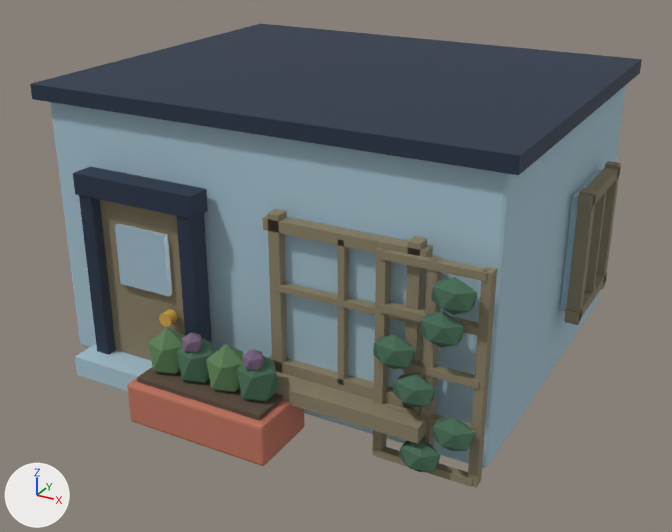
The glTF model game/art/diorama/layers/floor_gardens_0.glb as it was, and as the next commit left it.
Rendered twice from a 50 mm camera at (0.738, -1.404, 0.813) aimed at (0.021, -0.1, 0.161). Lighting does not change. The marker at lower left points along +X, +Y and +Z. The older version comes first. Vertices at exactly the same position are counted once.

The older version as bpy lines, for what is in view:
```python
ob_floor_gardens_0_clay = bpy.data.objects.new('floor_gardens_0 clay', me_floor_gardens_0_walls_008)
ob_floor_gardens_0_clay.location = (0.0, 0.0, 0.0)
ob_floor_gardens_0_leaf = bpy.data.objects.new('floor_gardens_0 leaf', me_floor_gardens_0_walls_010)
ob_floor_gardens_0_leaf.location = (0.0, 0.0, 0.0)
ob_floor_gardens_0_mist = bpy.data.objects.new('floor_gardens_0 mist', me_floor_gardens_0_walls_002)
ob_floor_gardens_0_mist.location = (0.0, 0.0, 0.0)
ob_floor_gardens_0_patina = bpy.data.objects.new('floor_gardens_0 patina', me_floor_gardens_0_walls_004)
ob_floor_gardens_0_patina.location = (0.0, 0.0, 0.0)
ob_floor_gardens_0_pine = bpy.data.objects.new('floor_gardens_0 pine', me_floor_gardens_0_walls_007)
ob_floor_gardens_0_pine.location = (0.0, 0.0, 0.0)
ob_floor_gardens_0_soil = bpy.data.objects.new('floor_gardens_0 soil', me_floor_gardens_0_walls_009)
ob_floor_gardens_0_soil.location = (0.0, 0.0, 0.0)
# also in view: 'floor_gardens_0 glass' at (0.086, -0.099, 0.215); 'floor_gardens_0 ink' at (0.0, -0.016, 0.24)
```
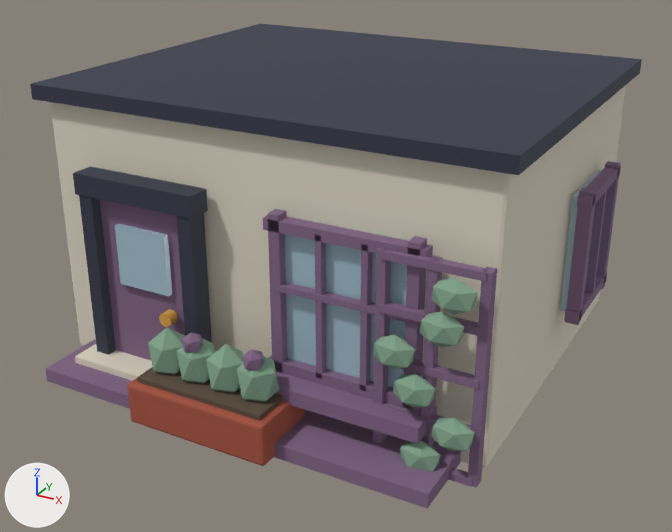
Where the change shows, as pixel boxes (x1, y1, x2, y2) in the pictures (672 x 532 px; the box of a moved part takes in the faces that stretch with it):
'floor_gardens_0 mist', recoloured (blue to pale yellow)
    both: (50, 85, 626, 468)
'floor_gardens_0 patina', recoloured, reshaped (10% wider, 6% taller)
    before: (100, 161, 621, 488)
    after: (46, 161, 621, 508)
'floor_gardens_0 pine', recoloured (dark green to greyish green)
    both: (177, 277, 477, 472)
'floor_gardens_0 clay', recoloured (orange to red)
    both: (127, 378, 304, 466)
'floor_gardens_0 leaf', recoloured (green to greyish green)
    both: (148, 328, 244, 393)
part 1 of me_floor_gardens_0_walls_004, moved or reshaped
    before: (338, 240, 349, 385)
    after: (315, 235, 326, 379)
part 2 of me_floor_gardens_0_walls_004, added
    after: (360, 244, 372, 392)
part 3 of me_floor_gardens_0_walls_004, added
    after: (46, 339, 461, 508)

The change in detail:
Material 'mist' (mat_mist) changes colour from blue #a7c4d2 to pale yellow #e0d8c6; in linear values from (0.386, 0.552, 0.644) to (0.745, 0.687, 0.565).
Material 'patina' (mat_patina) changes colour from yellow #8a8067 to greyish purple #806484; in linear values from (0.254, 0.216, 0.136) to (0.216, 0.127, 0.231).
Material 'pine' (mat_pine) changes colour from dark green #476d55 to greyish green #82a48b; in linear values from (0.063, 0.153, 0.0908) to (0.223, 0.371, 0.258).
Material 'clay' (mat_clay) changes colour from orange #bf735e to red #a4523e; in linear values from (0.521, 0.171, 0.112) to (0.371, 0.0844, 0.0482).
Material 'leaf' (mat_leaf) changes colour from green #5d8157 to greyish green #82a48b; in linear values from (0.109, 0.22, 0.0953) to (0.223, 0.371, 0.258).
me_floor_gardens_0_walls_004 is used by ob_floor_gardens_0_patina; location (0.0, 0.0, 0.0).
me_floor_gardens_0_walls_004 had 168 vertices, 252 faces and spanned x -0.275..0.427, y -0.394..0.175, z 0.0..0.347.
me_floor_gardens_0_walls_004 now has 184 vertices, 276 faces and spans x -0.35..0.427, y -0.44..0.175, z 0.0..0.347.
me_floor_gardens_0_walls_004 part 1: the loose piece of 8 vertices spanning x 0.165..0.175, y -0.357..-0.343, z 0.1..0.33 is moved by (-0.037, 0.0, 0.0).
me_floor_gardens_0_walls_004 part 2: a new loose piece, a box spanning x 0.2017..0.2117, y -0.357..-0.343, z 0.1..0.33, in mat_patina (greyish purple #806484).
me_floor_gardens_0_walls_004 part 3: a new loose piece, a box spanning x -0.35..0.35, y -0.44..-0.32, z 0.0..0.024, in mat_patina (greyish purple #806484).
